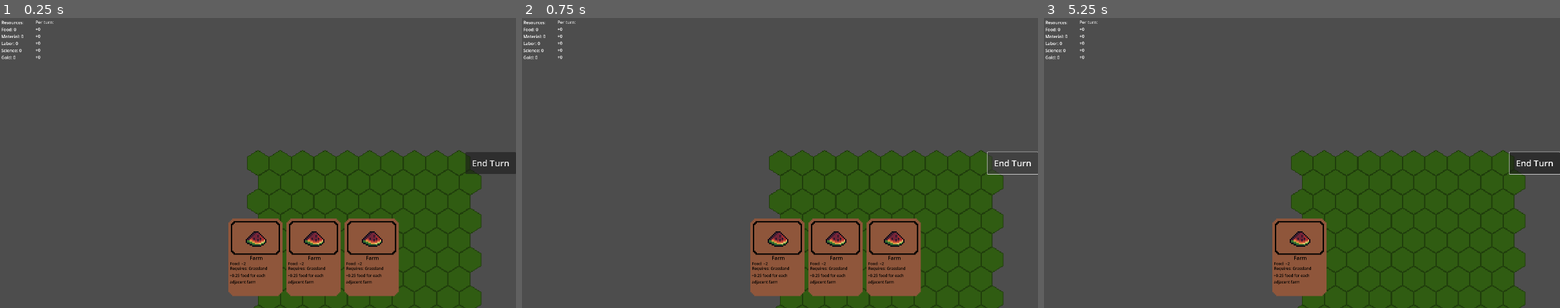
Above: before the commit, frames 1-3 (left to right).
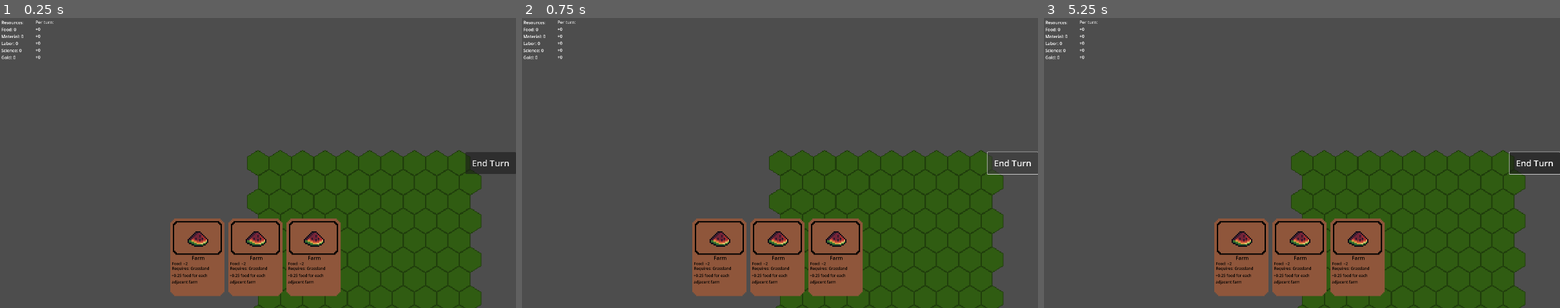
Above: after the commit, the same moments.

Repository: peytondwilliams/hexdeck
Game: Godot game, scene res://nodes/core/game_manager.tscn
Same seed, same stepped clock (60 frames per second), same inputs: the game is played once before the commit and once after it.
Inputs (mouse positions are in pixels of both pictures, inside the frame that each line leads up to):
- Up to frame 1 (0.25 s): no input
- Up to frame 2 (0.75 s): click "End Turn" at 0.5 s
- Up to frame 3 (5.25 s): click "End Turn" at 1.25 s; click "End Turn" at 2 s; tap Enter at 2.75, 4.25 s; move the mouse to (1415, 148) at 2.77 s; press the mouse at (1415, 148) at 2.78 s; tap Space at 3.5, 5 s; move the mouse to (1198, 177) at 3.52 s; release the mouse at (1198, 177) at 3.53 s; click (1198, 177) at 3.6 s; move the mouse to (1353, 99) at 4.27 s; press the mouse at (1353, 99) at 4.28 s; move the mouse to (1276, 221) at 5.02 s; release the mouse at (1276, 221) at 5.03 s; click (1276, 221) at 5.1 s

The runs differ from the first frame. In frame 1, 5.6% of the frame differs, in the area x 33-78%, y 69-96%; in frame 2, 5.6%; in frame 3, 5.6%.

Commit message:
improve card logic

Diff:
--- a/nodes/core/card_hand.gd
+++ b/nodes/core/card_hand.gd
@@ -1,43 +1,71 @@
 extends Node2D
+
+@onready var gb = Global
 
 @onready var farm_card = preload("res://nodes/cards/farm_card.tscn")
 
-var cards = []
+var cards : Array = []
+var draw_pile : Array = []
+var discard_pile : Array = []
 # Called when the node enters the scene tree for the first time.
 func _ready():
-	add_card("")
-	add_card("")
-	add_card("")
+	Global.deck.append(farm_card.instantiate())
+	Global.deck.append(farm_card.instantiate())
+	Global.deck.append(farm_card.instantiate())
 
+	draw_hand()
 
 func add_card(card_name):
 	var card = farm_card.instantiate()
 	add_child(card)
 	cards.append(card)
-	card.position = Vector2.ZERO + Vector2(180, 0) * (cards.size() - 1)
+	organize_hand()
 
 
 func organize_hand():
+	var start_pos = Vector2.ZERO - Vector2(90, 0) * (cards.size() - 1)
+
 	for i in range(0, cards.size()):
 		var card = cards[i]
-		card.position = Vector2.ZERO + Vector2(180, 0) * i
+		card.position = start_pos + Vector2(180, 0) * i
 
 func remove_card(card: Node2D):
 	for i in range(0, cards.size()):
 		if cards[i] == card:
 			cards.remove_at(i)
+			discard_pile.append(card)
 			remove_child(card)
-			card.queue_free()
 			organize_hand()
 			return
 	print("card not found")
 
 func clear_hand():
 	for i in range(cards.size() - 1, -1, -1):
+		discard_pile.append(cards[i])
 		remove_child(cards[i])
-		cards[i].queue_free()
 	cards = []
 
+func draw_hand():
+	clear_hand()
+
+	for i in range(0, 3):
+		if draw_pile.is_empty():
+			reset_draw_pile()
+
+		var card = draw_pile.pop_back()
+		cards.append(card)
+		add_child(card)
+
+	organize_hand()
+
+func reset_draw_pile():
+	draw_pile = gb.deck.duplicate()
+	for i in range(draw_pile.size() - 1, -1, -1):
+		if cards.has(draw_pile[i]): # Optimize if necessary
+			draw_pile.remove_at(i)
+
+	draw_pile.shuffle()
+	discard_pile = []
 
 # Called every frame. 'delta' is the elapsed time since the previous frame.
 func _process(delta):
--- a/nodes/core/game_manager.gd
+++ b/nodes/core/game_manager.gd
@@ -20,40 +20,41 @@
 func _physics_process(delta):
 	if Input.is_action_pressed("action_click"):
 		if not hold_improv:
-			var space_state = get_world_2d().direct_space_state
-			var query = PhysicsPointQueryParameters2D.new()
-			query.position = get_global_mouse_position()
-			query.collide_with_areas = true
-			query.collide_with_bodies = false
-			var result = space_state.intersect_point(query)
-
-			for collider in result:
-				if collider.collider.is_in_group("card"):
-					hold_card = collider.collider.get_parent()
-					hold_improv = hold_card.improv_pre.instantiate()
-					add_child(hold_improv)
-
-					hold_improv.position = gb.cube_to_real_coords(gb.real_to_cube_coords(get_global_mouse_position()))
-					break
-
-
+			find_click_card()
 		else:
 			hold_improv.position = gb.cube_to_real_coords(gb.real_to_cube_coords(get_global_mouse_position()))
 
 	elif Input.is_action_just_released("action_click"):
 		if hold_improv:
 			place_improv()
-			$CardHand.remove_card(hold_card)
 			hold_improv = null
 			hold_card = null
 
+func find_click_card():
+	var space_state = get_world_2d().direct_space_state
+	var query = PhysicsPointQueryParameters2D.new()
+	query.position = get_global_mouse_position()
+	query.collide_with_areas = true
+	query.collide_with_bodies = false
+	var result = space_state.intersect_point(query)
+
+	for collider in result:
+		if collider.collider.is_in_group("card"):
+			hold_card = collider.collider.get_parent()
+			hold_improv = hold_card.improv_pre.instantiate()
+			add_child(hold_improv)
+
+			hold_improv.position = gb.cube_to_real_coords(gb.real_to_cube_coords(get_global_mouse_position()))
+			break
 
 func place_improv():
 	var place_loc = gb.generate_hex_key(gb.real_to_cube_coords(get_global_mouse_position()))
 	print(place_loc)
 	if gb.grid.has(place_loc) and gb.grid[place_loc].improvement == null:
-		remove_child(hold_improv)
-		gb.grid[place_loc].add_improv(hold_improv)
+		if hold_improv.is_valid_coords(place_loc):
+			remove_child(hold_improv)
+			gb.grid[place_loc].add_improv(hold_improv)
+			$CardHand.remove_card(hold_card)
 	else:
 		hold_improv.queue_free()
 
@@ -93,3 +94,4 @@
 
 func _on_end_turn_button_pressed():
 	calc_turn()
+	$CardHand.draw_hand()
--- a/nodes/core/global.gd
+++ b/nodes/core/global.gd
@@ -27,7 +27,6 @@
 var grid : Dictionary = {}
 var relics : Dictionary = {}
 var deck : Array = []
-
 
 var turn : int = 1
 
--- a/nodes/core/improvement.gd
+++ b/nodes/core/improvement.gd
@@ -23,5 +23,5 @@
 func calculate():
 	pass
 
-func is_valid_coords(place_coords: Vector3i):
+func is_valid_coords(check_coords: String):
 	pass
--- a/nodes/improvements/Farm_improv.gd
+++ b/nodes/improvements/Farm_improv.gd
@@ -27,5 +27,5 @@
 
 	return calc_stats
 
-func is_valid_coords(check_coords: Vector3i):
-	return Global.grid[Global.generate_hex_key(check_coords)].biome == "grassland"
+func is_valid_coords(check_coords: String):
+	return Global.grid[check_coords].biome == "grassland"
--- a/nodes/improvements/farm_improv.tscn
+++ b/nodes/improvements/farm_improv.tscn
@@ -6,13 +6,8 @@
 
 [node name="Farm_improv" instance=ExtResource("1_42coo")]
 script = ExtResource("2_0pb7p")
-stats = {
-"food": 2,
-"gold": 0,
-"labor": 0,
-"material": 0,
-"science": 0
-}
+stats = null
+id = null
 
 [node name="Sprite2D" parent="." index="0"]
 texture = ExtResource("3_0s4mt")
